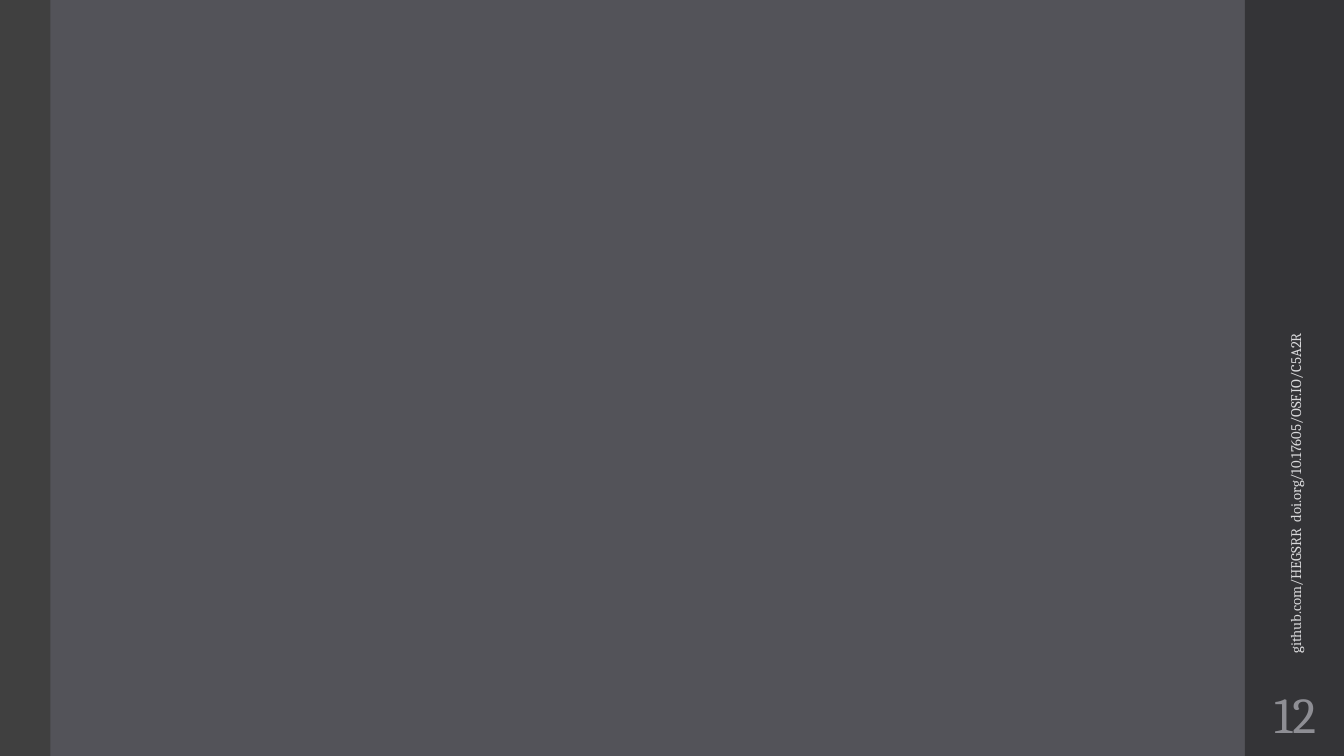
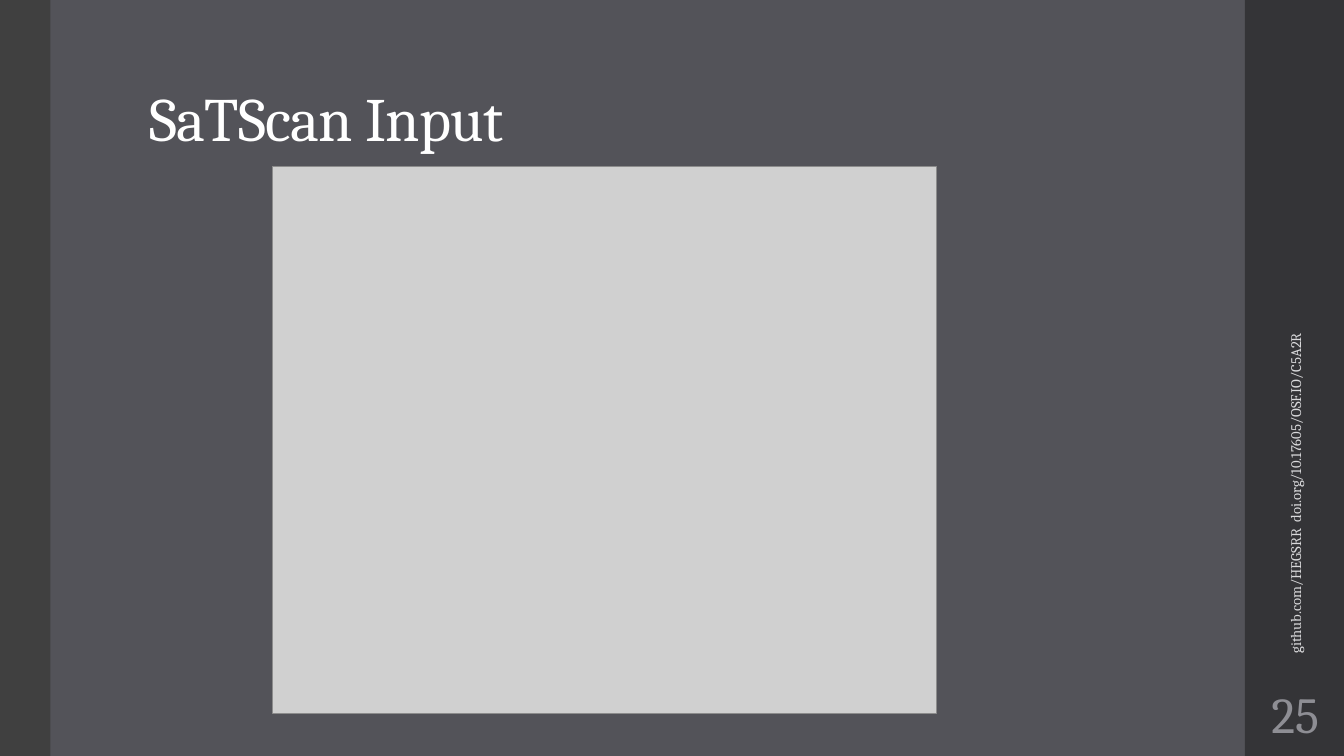
Before and after one commit to HEGSRR/UCGIS-Workshop, a slide deck: slide 25 of 01_Introduction.pptx (slide 12 before the commit). Drawn at 1344x756 pixels with LibreOffice and Linux fonts; fonts in the diff are those of the drawing; grey boxes stand for pictures. Boxes give left, top, right and bottom in pixels: in the first picture for what was removed or moved away, otherwise in the second. Text is boxed around its words. In the diff, an @@ line names an element or a change of style, - is before the commit and + after.

```diff
--- a/01_Introduction.pptx
+++ b/01_Introduction.pptx
@@ title added at (149, 99, 504, 154), 44 pt, text #FFFFFF @@
+SaTScan Input
@@ picture added at (272, 167, 937, 714) @@
@@ page number at (1271, 699, 1319, 733): text changed @@
-12
+25
```
Also in this commit, not shown: 10 other slides changed, 15 slides added.
